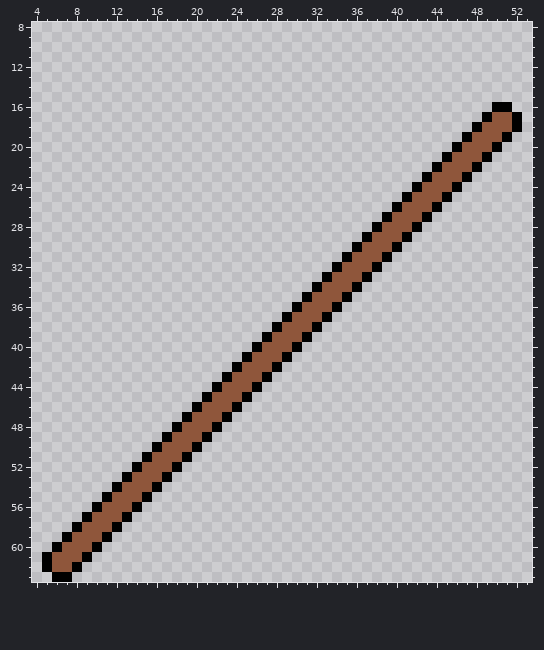
Edited in one commit: pixel-art file (axe_sprt.aseprite). The picture above was drawn from the file before the commit.
128x128 pixels, 1 frame. Shown: x 4..53, y 8..63. The old version is drawn lined up with the new one, on the new canvas.
Once edited:
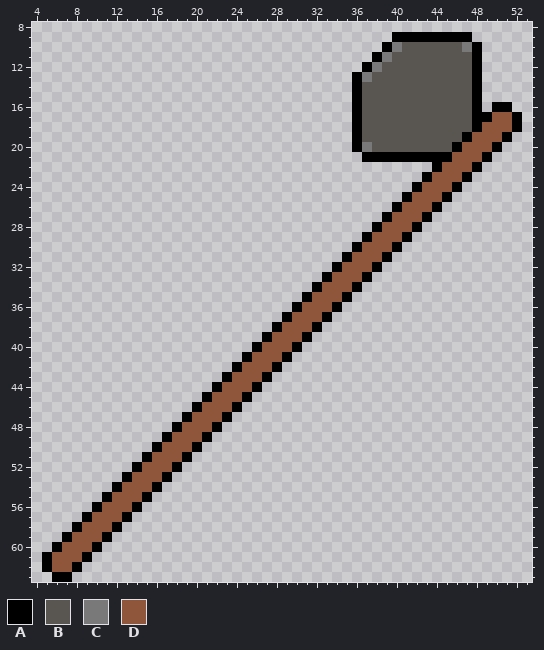
Palette (. is transparent): A #000000  B #595652  C #797979  D #8f563b
Diff:
canvas 128x128 -> 64x64, the old top-left corner now at -25,-64 (the part of the old canvas that was cut away was empty and is not shown)
@@ x 34..50 @@
  8 .................
- 9 .................
-10 .................
-11 .................
-12 .................
-13 .................
-14 .................
-15 .................
-16 ................A
-17 ...............AD
-18 ..............ADD
-19 .............ADDD
-20 ............ADDDA
-21 ...........ADDDA.
+ 9 ......AAAAAAAA...
+10 .....ACBBBBBBCA..
+11 ....ACBBBBBBBBA..
+12 ...ACBBBBBBBBBA..
+13 ..ACBBBBBBBBBBA..
+14 ..ABBBBBBBBBBBA..
+15 ..ABBBBBBBBBBBA..
+16 ..ABBBBBBBBBBBA.A
+17 ..ABBBBBBBBBBBAAD
+18 ..ABBBBBBBBBBBADD
+19 ..ABBBBBBBBBBADDD
+20 ..ACBBBBBBBBADDDA
+21 ...AAAAAAAAADDDA.
 22 ..........ADDDA..
